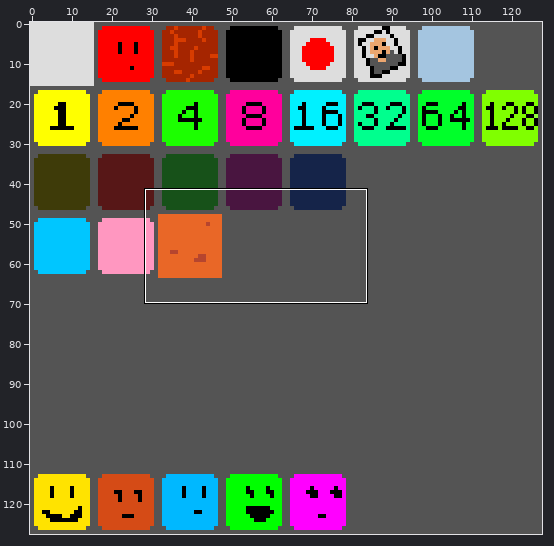
File history of a sprite sheet, data/art/sprites.png. Above, an overview of the earlier version with the close-up marked.
Close-up. The starting point:
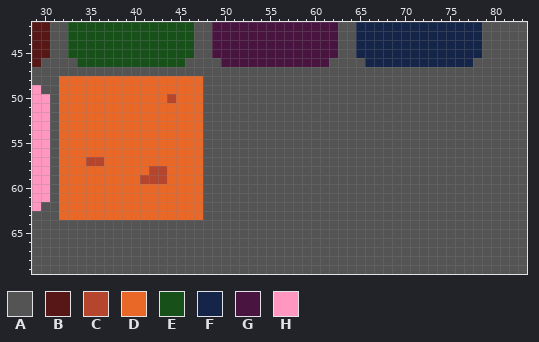
The file is 128x128 pixels. Colours within 5 levels of each other are drawn and written as one. Shown: x 29..83, y 42..69.
Palette (. is transparent): A #545454  B #571717  C #b6452e  D #e96727  E #175119  F #152449  G #491540  H #ff97c0
The same view after the edit:
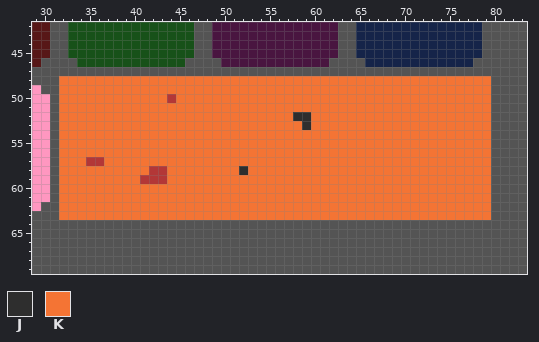
Colours new in this view: J #2e2e2e  K #f47434
What changed:
colour C: #b6452e -> #b33737
y 48..49: x 32..79 DDDDDDDDDDDDDDDDAAAAAAAAAAAAAAAAAAAAAAAAAAAAAAAA -> KKKKKKKKKKKKKKKKKKKKKKKKKKKKKKKKKKKKKKKKKKKKKKKK
y 50: x 32..43 DDDDDDDDDDDD -> KKKKKKKKKKKK; x 45..79 DDDAAAAAAAAAAAAAAAAAAAAAAAAAAAAAAAA -> KKKKKKKKKKKKKKKKKKKKKKKKKKKKKKKKKKK
y 51: x 32..79 DDDDDDDDDDDDDDDDAAAAAAAAAAAAAAAAAAAAAAAAAAAAAAAA -> KKKKKKKKKKKKKKKKKKKKKKKKKKKKKKKKKKKKKKKKKKKKKKKK
y 52: x 32..79 DDDDDDDDDDDDDDDDAAAAAAAAAAAAAAAAAAAAAAAAAAAAAAAA -> KKKKKKKKKKKKKKKKKKKKKKKKKKJJKKKKKKKKKKKKKKKKKKKK
y 53: x 32..79 DDDDDDDDDDDDDDDDAAAAAAAAAAAAAAAAAAAAAAAAAAAAAAAA -> KKKKKKKKKKKKKKKKKKKKKKKKKKKJKKKKKKKKKKKKKKKKKKKK
y 54..56: x 32..79 DDDDDDDDDDDDDDDDAAAAAAAAAAAAAAAAAAAAAAAAAAAAAAAA -> KKKKKKKKKKKKKKKKKKKKKKKKKKKKKKKKKKKKKKKKKKKKKKKK
y 57: x 32..34 DDD -> KKK; x 37..79 DDDDDDDDDDDAAAAAAAAAAAAAAAAAAAAAAAAAAAAAAAA -> KKKKKKKKKKKKKKKKKKKKKKKKKKKKKKKKKKKKKKKKKKK
y 58: x 32..41 DDDDDDDDDD -> KKKKKKKKKK; x 44..79 DDDDAAAAAAAAAAAAAAAAAAAAAAAAAAAAAAAA -> KKKKKKKKJKKKKKKKKKKKKKKKKKKKKKKKKKKK
y 59: x 32..40 DDDDDDDDD -> KKKKKKKKK; x 44..79 DDDDAAAAAAAAAAAAAAAAAAAAAAAAAAAAAAAA -> KKKKKKKKKKKKKKKKKKKKKKKKKKKKKKKKKKKK
y 60..63: x 32..79 DDDDDDDDDDDDDDDDAAAAAAAAAAAAAAAAAAAAAAAAAAAAAAAA -> KKKKKKKKKKKKKKKKKKKKKKKKKKKKKKKKKKKKKKKKKKKKKKKK
